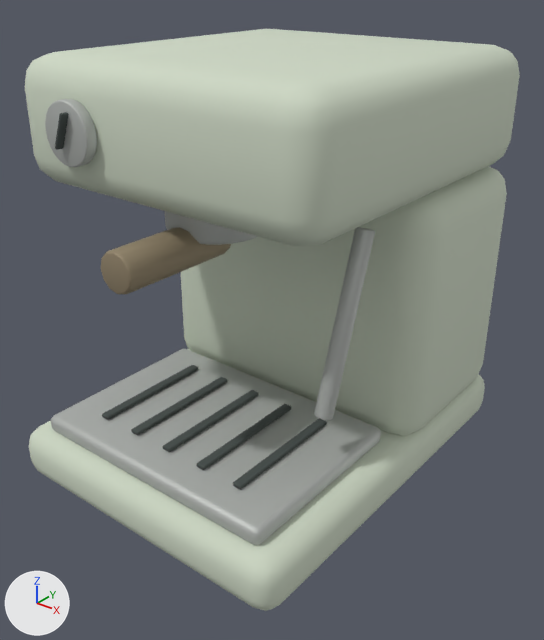
A saved change to the Blender file assets-source/blender/espresso-machine.blend.
One viewpoint serves both versions: a 50 mm camera at (0.405, -0.504, 0.45) aimed at (0.014, -0.016, 0.147). The lights are fixed; the arrows at lower left show +X, +Y and +Z. The older version comes first.

In view in the first picture: 'drip_tray', 'drip_tray_slot.001', 'drip_tray_slot.002', 'drip_tray_slot.003', 'drip_tray_slot.004', 'espresso_base', 'group_head', 'portafilter_handle', 'pressure_gauge', 'rear_boiler_housing', 'steam_wand', 'top_control_bridge' and 2 more.
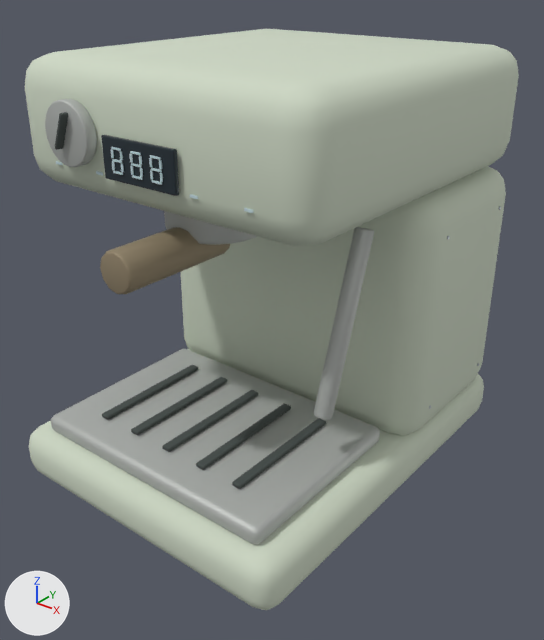
The change, as a diff of the scene's bpy script:
```diff
--- a/assets-source/blender/espresso-machine.blend.py
+++ b/assets-source/blender/espresso-machine.blend.py
@@ ob_seven_segment_upright_011 @@
+ob_seven_segment_upright_011 = bpy.data.objects.new('Seven segment upright.011', me_cube_075)  # a box spanning x 0.02376..0.02556, y -0.1517..-0.1507, z 0.31669..0.32283; in mat_display_markings (pale blue #c8e1e6)
+ob_seven_segment_upright_011.location = (0.0, 0.0, 0.0)
@@ ob_seven_segment_upright_010 @@
+ob_seven_segment_upright_010 = bpy.data.objects.new('Seven segment upright.010', me_cube_074)  # a box spanning x 0.02376..0.02556, y -0.1517..-0.1507, z 0.30797..0.31411; in mat_display_markings (pale blue #c8e1e6)
+ob_seven_segment_upright_010.location = (0.0, 0.0, 0.0)
@@ ob_seven_segment_upright_009 @@
+ob_seven_segment_upright_009 = bpy.data.objects.new('Seven segment upright.009', me_cube_073)  # a box spanning x 0.01404..0.01583, y -0.1517..-0.1507, z 0.31669..0.32283; in mat_display_markings (pale blue #c8e1e6)
+ob_seven_segment_upright_009.location = (0.0, 0.0, 0.0)
@@ ob_seven_segment_upright_008 @@
+ob_seven_segment_upright_008 = bpy.data.objects.new('Seven segment upright.008', me_cube_072)  # a box spanning x 0.01404..0.01583, y -0.1517..-0.1507, z 0.30797..0.31411; in mat_display_markings (pale blue #c8e1e6)
+ob_seven_segment_upright_008.location = (0.0, 0.0, 0.0)
@@ ob_seven_segment_horizontal_008 @@
+ob_seven_segment_horizontal_008 = bpy.data.objects.new('Seven segment horizontal.008', me_cube_071)  # a box spanning x 0.01494..0.02466, y -0.1517..-0.1507, z 0.32339..0.32485; in mat_display_markings (pale blue #c8e1e6)
+ob_seven_segment_horizontal_008.location = (0.0, 0.0, 0.0)
@@ ob_seven_segment_horizontal_007 @@
+ob_seven_segment_horizontal_007 = bpy.data.objects.new('Seven segment horizontal.007', me_cube_070)  # a box spanning x 0.01494..0.02466, y -0.1517..-0.1507, z 0.31467..0.31613; in mat_display_markings (pale blue #c8e1e6)
+ob_seven_segment_horizontal_007.location = (0.0, 0.0, 0.0)
@@ ob_seven_segment_horizontal_006 @@
+ob_seven_segment_horizontal_006 = bpy.data.objects.new('Seven segment horizontal.006', me_cube_069)  # a box spanning x 0.01494..0.02466, y -0.1517..-0.1507, z 0.30595..0.30741; in mat_display_markings (pale blue #c8e1e6)
+ob_seven_segment_horizontal_006.location = (0.0, 0.0, 0.0)
@@ ob_seven_segment_upright_007 @@
+ob_seven_segment_upright_007 = bpy.data.objects.new('Seven segment upright.007', me_cube_068)  # a box spanning x 0.00357..0.00536, y -0.1517..-0.1507, z 0.31669..0.32283; in mat_display_markings (pale blue #c8e1e6)
+ob_seven_segment_upright_007.location = (0.0, 0.0, 0.0)
@@ ob_seven_segment_upright_006 @@
+ob_seven_segment_upright_006 = bpy.data.objects.new('Seven segment upright.006', me_cube_067)  # a box spanning x 0.00357..0.00536, y -0.1517..-0.1507, z 0.30797..0.31411; in mat_display_markings (pale blue #c8e1e6)
+ob_seven_segment_upright_006.location = (0.0, 0.0, 0.0)
@@ ob_seven_segment_upright_005 @@
+ob_seven_segment_upright_005 = bpy.data.objects.new('Seven segment upright.005', me_cube_066)  # a box spanning x -0.00616..-0.00436, y -0.1517..-0.1507, z 0.31669..0.32283; in mat_display_markings (pale blue #c8e1e6)
+ob_seven_segment_upright_005.location = (0.0, 0.0, 0.0)
@@ ob_seven_segment_upright_004 @@
+ob_seven_segment_upright_004 = bpy.data.objects.new('Seven segment upright.004', me_cube_065)  # a box spanning x -0.00616..-0.00436, y -0.1517..-0.1507, z 0.30797..0.31411; in mat_display_markings (pale blue #c8e1e6)
+ob_seven_segment_upright_004.location = (0.0, 0.0, 0.0)
@@ ob_seven_segment_horizontal_005 @@
+ob_seven_segment_horizontal_005 = bpy.data.objects.new('Seven segment horizontal.005', me_cube_064)  # a box spanning x -0.00526..0.00446, y -0.1517..-0.1507, z 0.32339..0.32485; in mat_display_markings (pale blue #c8e1e6)
+ob_seven_segment_horizontal_005.location = (0.0, 0.0, 0.0)
@@ ob_seven_segment_horizontal_004 @@
+ob_seven_segment_horizontal_004 = bpy.data.objects.new('Seven segment horizontal.004', me_cube_063)  # a box spanning x -0.00526..0.00446, y -0.1517..-0.1507, z 0.31467..0.31613; in mat_display_markings (pale blue #c8e1e6)
+ob_seven_segment_horizontal_004.location = (0.0, 0.0, 0.0)
@@ ob_seven_segment_horizontal_003 @@
+ob_seven_segment_horizontal_003 = bpy.data.objects.new('Seven segment horizontal.003', me_cube_062)  # a box spanning x -0.00526..0.00446, y -0.1517..-0.1507, z 0.30595..0.30741; in mat_display_markings (pale blue #c8e1e6)
+ob_seven_segment_horizontal_003.location = (0.0, 0.0, 0.0)
@@ ob_seven_segment_upright_003 @@
+ob_seven_segment_upright_003 = bpy.data.objects.new('Seven segment upright.003', me_cube_061)  # a box spanning x -0.01663..-0.01484, y -0.1517..-0.1507, z 0.31669..0.32283; in mat_display_markings (pale blue #c8e1e6)
+ob_seven_segment_upright_003.location = (0.0, 0.0, 0.0)
@@ ob_seven_segment_upright_002 @@
+ob_seven_segment_upright_002 = bpy.data.objects.new('Seven segment upright.002', me_cube_060)  # a box spanning x -0.01663..-0.01484, y -0.1517..-0.1507, z 0.30797..0.31411; in mat_display_markings (pale blue #c8e1e6)
+ob_seven_segment_upright_002.location = (0.0, 0.0, 0.0)
@@ ob_seven_segment_upright_001 @@
+ob_seven_segment_upright_001 = bpy.data.objects.new('Seven segment upright.001', me_cube_059)  # a box spanning x -0.02635..-0.02456, y -0.1517..-0.1507, z 0.31669..0.32283; in mat_display_markings (pale blue #c8e1e6)
+ob_seven_segment_upright_001.location = (0.0, 0.0, 0.0)
@@ ob_recessed_control_display @@
+ob_recessed_control_display = bpy.data.objects.new('Recessed control display', me_cube_054)  # 96 vertices, 98 faces; spans x -0.0378..0.037, y -0.1502..-0.1462, z 0.2992..0.3316; in mat_black_ceramic_glass (dark blue #243038)
+ob_recessed_control_display.location = (0.0, 0.0, 0.0)
```

Changed parts and their boxes (x1, y1, x2, y2) in the pictures (544 x 640 px):
'Recessed control display', added: after (101, 135, 179, 196)
'Seven segment horizontal.008', added: after (150, 155, 161, 160)
'Seven segment horizontal.007', added: after (151, 168, 162, 172)
'Seven segment horizontal.005', added: after (130, 151, 141, 155)
'Seven segment upright.006', added: after (140, 168, 143, 177)
'Seven segment upright.007', added: after (139, 156, 142, 165)
'Seven segment upright.010', added: after (160, 173, 163, 182)
'Seven segment upright.011', added: after (159, 160, 162, 169)
'Seven segment horizontal.003', added: after (132, 175, 142, 180)
'Seven segment horizontal.004', added: after (131, 163, 142, 168)
'Seven segment upright.008', added: after (150, 170, 153, 180)
'Seven segment horizontal.006', added: after (152, 180, 162, 185)
'Seven segment upright.009', added: after (149, 158, 153, 167)
'Seven segment upright.004', added: after (130, 166, 134, 175)
'Seven segment upright.002', added: after (121, 163, 124, 172)
'Seven segment upright.005', added: after (129, 154, 133, 163)
'Seven segment upright.001', added: after (111, 149, 114, 158)
'Seven segment upright.003', added: after (120, 151, 123, 160)
